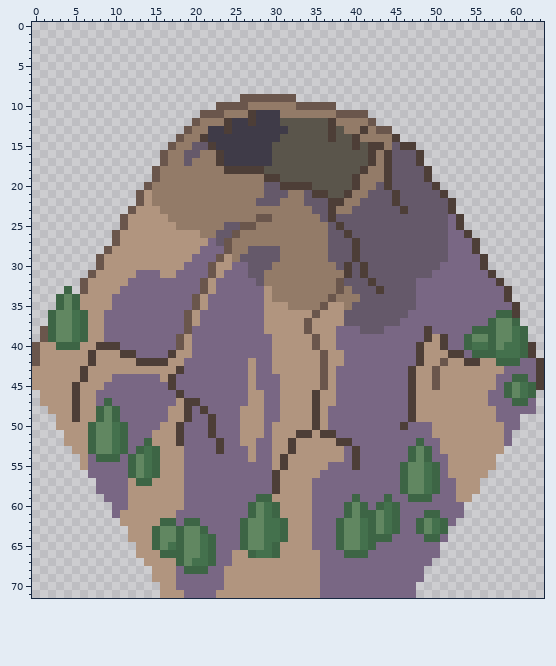
Sprite sheet: Images/TileSets/Civ6 NLB/Tiles/Volcano.png. That is the earlier state.
The file is 64x72 pixels. Colours within 5 levels of each other are drawn and written as one.
The same view after the edit:
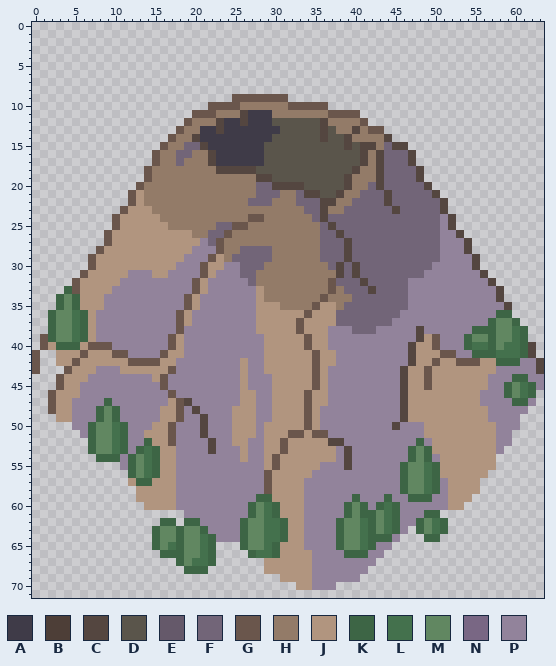
Palette (. is transparent): A #3f3b48  B #4d3e37  C #544640  D #5a554b  E #65596a  F #726578  G #6a564c  H #937b68  J #b1957f  K #3d6545  L #44714d  M #618761  N #796784  P #92839b
What changed:
Changed rows in their new state; - is an unchanged pixel.
first column x 0:
 9 -------------------------G------.-------------------------------
10 ----------------------G---H-----G----.--------------------------
11 --------------------G--H--CA--H------G---.----------------------
12 -------------------GH--CA-CA--D-----CH---G.---------------------
13 ------------------GH-A-CA------D----CDH-CHG-.-------------------
14 -----------------GH-CA--------D-----CD-CH---C.------------------
15 ----------------GH-FFCA------D---------CDCCHFCC.----------------
16 ---------------GH-FFH-CA-----D-----------CHCFFFC.---------------
17 ---------------GH-FH--CA-----D-----------CHCFFFC.---------------
18 --------------GH-------CCCCCD-----------CH-CFFFFC.--------------
19 --------------GH------------CCD--------CH--CFFFFC.--------------
20 -------------GH-------------FFCCCCD----CH-FCFFFFFC.-------------
21 ------------GJH-------------FFFH-FCCD-CH-FFFCFFFFFC.------------
22 ------------GJH------------FFFH--FFFCCH-FFFFCFFFFFFC.-----------
23 -----------GJ--H------------------FFCH-FFFFFFCFFFFFC.-----------
24 ----------GJ----H----------G-H-----FCFFFFFFFFFFFFFFPC.----------
25 ----------GJ-----H-----FFG-H--------FCFFFFFFFFFFFFFPC.----------
26 ---------GJ---------H-FFGH----------FFCFFFFFFFFFFFFPPC.---------
27 ---------GJ----------PFGH-----------FFFCFFFFFFFFFFFPPPC.--------
28 --------GJ----------PPPGH-FFFFH-----FFFCFFFFFFFFFFFPPPC.--------
29 -------GJ----------PPPGJHFFFFFH-----FFFCFFFFFFFFFFFPPPPC.-------
30 -------GJ---------PPPGJ-PPFFFH-------FCFCFFFFFFFFFPPPPPC.-------
31 ------GJ----PPPJ-PPPPGJPPPFFH---------CFCFFFFFFFFPPPPPPPC.------
32 -----GJ----PPPPPPPPPGJPPPPPFH--------GFFFCFFFFFPPPPPPPPPPC.-----
33 -----GJ---PPPPPPPPPPGJPPPPPPJH-------GHFFFCFFFFPPPPPPPPPPPC.----
34 ---------PPPPPPPPPPGJPPPPPPPJH------GH--FFFFFFFPPPPPPPPPPPC.----
35 ---------PPPPPPPPPPGJPPPPPPPJ--H---GJ-HFFFFFFFFPPPPPPPPPPPPC.---
36 --------PPPPPPPPPPGJPPPPPPPPJ-----GJ--FFFFFFFFPPPPPPPPPPPP--.---
37 --------PPPPPPPPPPGJPPPPPPPPJ----GJ---FFFFFFFPPPPPPPPPPPP-------
38 -.------PPPPPPPPPPGPPPPPPPPPJ----GJ--PPPFFFPPPPPCPPPPPP---------
39 --------PPPPPPPPPGJPPPPPPPPPPJ----GJ-PPPPPPPPPPPCJGPPP----------
40 .G-----GGGPPPPPPPGJPPPPPPPPPPJ----GJ-PPPPPPPPPPCJ-GPPP--------C-
41 -..---GJ--GGPPPPGJ-PPPPPPPPPPJ-----GJ-PPPPPPPPPCJ--GGPP-------C-
42 -..--G-J----GGGGJ-PPPPPPPPJPPJ-----GJ-PPPPPPPPPCJ-GJ-GGG-----PPC
43 G...G-J-PPP------GPPPPPPPPJPPJ-----GJPPPPPPPPPCJ-GJ-------PPPPPC
44 ...G--JPPPPPPPPJGPPPPPPPPPJPPPJ----GJPPPPPPPPPCJ-GJ------PPP--PP
45 ...G-JPPPPPPPPPPGPPPPPPPPPJPPPJ----GJPPPPPPPPPCJ-GJ------PP----P
46 -.G--JPPPPPPPPPPPGPPPPPPPPJ-PPJ---GJ-PPPPPPPPPCJ--------PPP-----
47 -.G--PPPP-PPPPPPPJGCPPPPPPJ-PPJ---GJ-PPPPPPPPPCJ--------PPPP--P-
48 --G--PPP---PPPPPJ-GPCPPPPJ--PPJ---GJPPPPPPPPPPCJ---------PPPPP.-
49 -----PPP---PPPPPJ-GPPCPPPJ--PPJ---GJPPPPPPPPPPCJ---------PPPP---
50 ---..PP-----PPPJ-GPPPCPPPJ--PJ----GJPPPPPPPPPCPPPJ--------PPP---
51 ----..P-----PPJ--GPPPCPPPJ--PJ--GGJGGPPPPPPPPPPPPJ--------PP----
52 ----...-----PP---GPPPPCPPJ-PPJ-GJ----CCPPPPPPPPP-PJ-------PP----
53 -----..-----P-----PPPPCPPPJPPJ-GJ-----PCPPPPPPP---J-------P-----
54 ------..---P------PPPPPPPPJPPJGJ------PCPPPPPPP---PJ------------
55 ------.....P------PPPPPPPPPPPJGJ----PPPCPPPPPP-----J------------
56 -------.....------PPPPPPPPPPPGJ----PPPPPPPPPPP-----J------------
57 --------....------PPPPPPPPPPPGJ---PPPPPPPPPPPP-----PJ-----------
58 --------.....-----PPPPPPPPPPPGJ---PPPPPPPPPPPP-----PJ-----------
59 ---------....-----PPPPPPPPPP------PPPPPP-PPP-PP---PPJ-----------
60 ----------....----PPPPPPPPP-------PPPPP---P---PPPPPPJJ----------
61 ----------.........PPPPPPPP-------PPPPP-------PPP--...----------
62 -----------.....--.--PPPPP--------PPPP--------PP----.-----------
63 ------------...-------PPPP--------PPPP--------P.----------------
64 ------------...--------PPP--------PPPP-------P...--.------------
65 -------------..--------...--------PPPP-----PP......-------------
66 -------------...-------....--------PPPP---PP.......-------------
67 --------------....-----......------PPPPPPPP.......--------------
68 ---------------....---.......------PPPPPPP.......---------------
69 ---------------................----PPPPPP........---------------
70 ----------------.................--PPP..........----------------
71 ----------------................................----------------
Pixel boxes of the changes (left, top, right, bottom) in both pictures:
changed: (32, 94, 544, 598)
